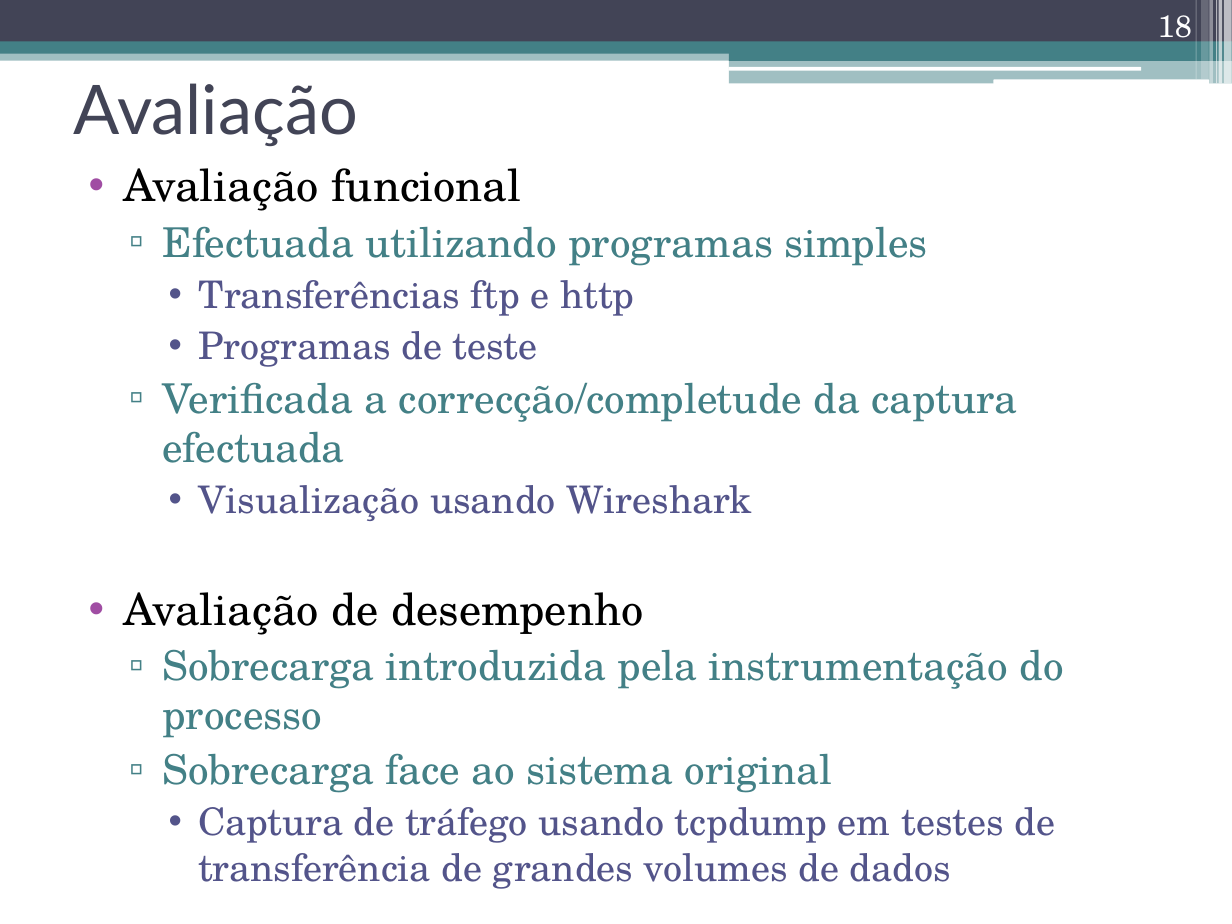
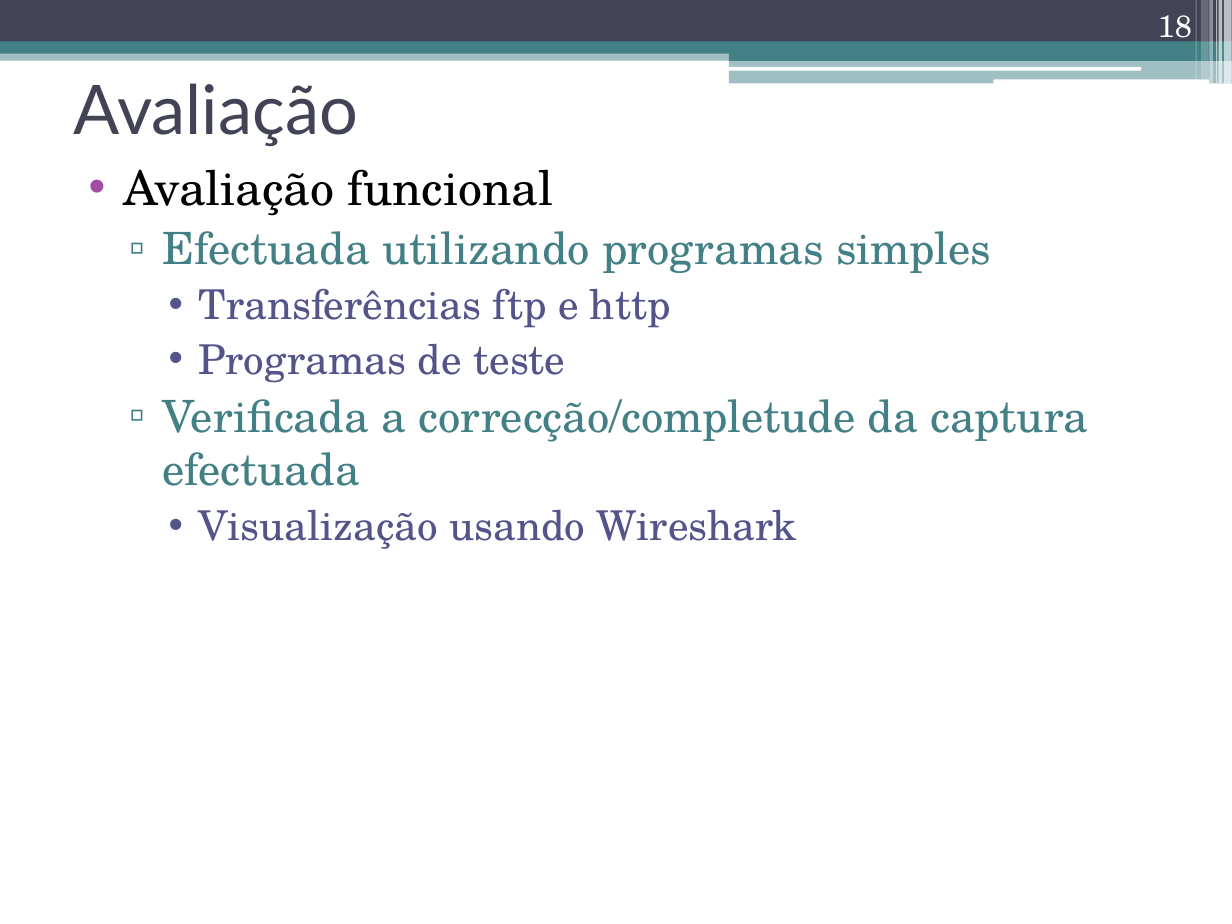
Before and after one commit to nunogmartins/cap_dissertation, a slide deck: slide 18 of doc/apresentacao_dissertacao.pptx. Drawn at 1232x924 pixels with LibreOffice and Linux fonts; fonts in the diff are those of the drawing. Boxes give left, top, right and bottom in pixels: in the first picture for what was removed or moved away, otherwise in the second. Text is boxed around its words. In the diff, an @@ line names an element or a change of style, - is before the commit and + after.

Commit message:
adicionados testes e cores na arquitectura

```diff
--- a/doc/apresentacao_dissertacao.pptx
+++ b/doc/apresentacao_dissertacao.pptx
@@ text "Avaliação funcional" at [123,169,1088,549]: size 25.9 to 28 pt in "Avaliação funcional"; size 24.1 to 26 pt in "Efectuada utilizando programas simples", "Verificada a correcção/completude da captura efectuada"; size 22.2 to 24 pt in "Transferências ftp e http", "Programas de teste", "Visualização usando Wireshark" @@
@@ text at [123,592,1064,889]: paragraphs removed @@
-• Avaliação de desempenho
-  ▫ Sobrecarga introduzida pela instrumentação do processo
-  ▫ Sobrecarga face ao sistema original
-    • Captura de tráfego usando tcpdump em testes de transferência de grandes volumes de dados
```
Also in this commit, not shown: 2 other slides changed, 2 slides added, 1 slide removed.
